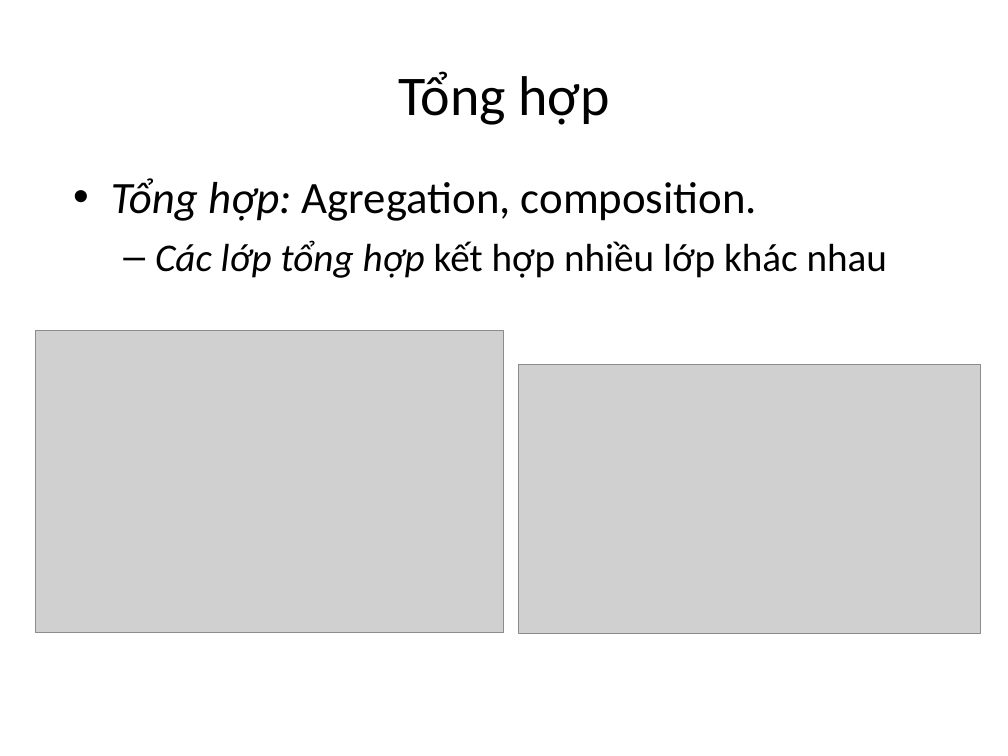
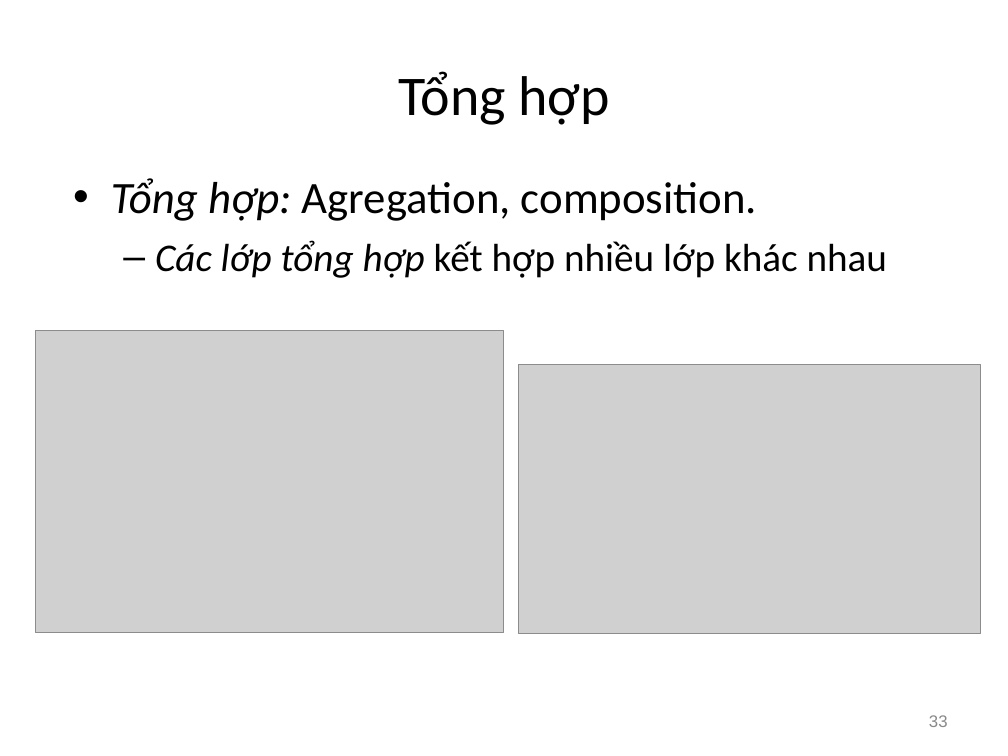
Before and after one commit to hoangtheky/PTTKHT, a slide deck: slide 33 of Slides/lec5_phan_tich_cau_truc.ppt. Drawn at 1008x756 pixels with LibreOffice and Linux fonts; fonts in the diff are those of the drawing; grey boxes stand for pictures. Boxes give left, top, right and bottom in pixels: in the first picture for what was removed or moved away, otherwise in the second. Text is boxed around its words. In the diff, an @@ line names an element or a change of style, - is before the commit and + after.

```diff
--- a/Slides/lec5_phan_tich_cau_truc.ppt
+++ b/Slides/lec5_phan_tich_cau_truc.ppt
@@ page number added at (929,715,948,727), 12 pt, text #898989 @@
+33
```
Also in this commit, not shown: 39 other slides changed, 3 slides added, 4 slides removed, 2 other files.
